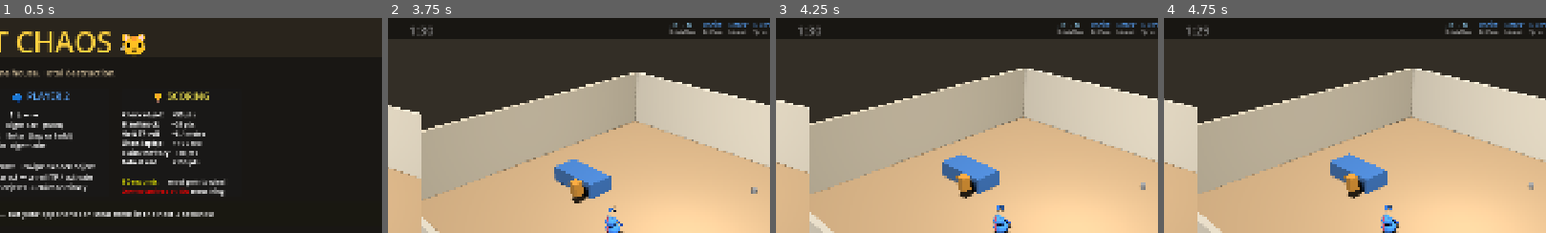
Above: before the commit, frames 1-4 (left to right).
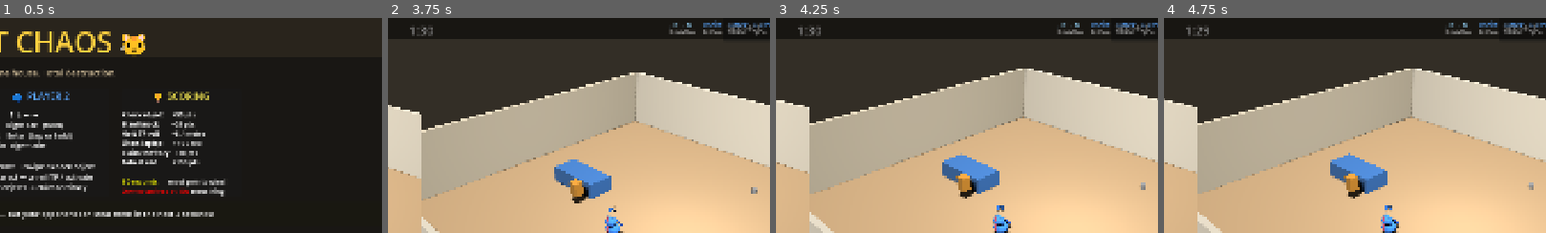
Above: after the commit, the same moments.

Repository: joshuajsam1/cat-chaos
Game: Godot game, scene res://scenes/ui/menu.tscn
The game is run twice, just before and just after one commit, with the same random seed, the same clock (stepped at 60 frames per second) and the same inputs.
Inputs:
- Up to frame 1 (0.5 s): no input
- Up to frame 2 (3.75 s): click "▶ PLAY (or press Enter)" at 0.5 s; tap Enter (ui_accept) at 1.25, 1.52, 2.27 s
- Up to frame 3 (4.25 s): tap Enter (ui_accept) at 3.77 s
- Up to frame 4 (4.75 s): tap Enter (ui_accept) at 4.52 s
The pictures show only the part of the screen within x 46-96%, y 0-50%; the shares and areas given below are measured in that part.

Frame 1 is identical in both runs. In frame 2, 0.1% of the frame differs, in the area x 89-98%, y 3-7%; in frame 3, 0.1%; in frame 4, 0.1%.

Commit message:
Fix screen swap and interact freeze bug
- Swap primary SubViewport: game scene now lives in p2_viewport (right)
  and p1_viewport (left) shares its World3D, ensuring P1 camera is
  unambiguously on the left side of the split screen
- HUD: position ScorePanel, FlashOverlay, and WarningBar on the correct
  screen half per player_index (P1=left, P2=right) so scores and flashes
  no longer overlap
- Fix interact hold-release: _interact_held was never reset when releasing
  after a hold, and on_hold_end was never called — now properly ends hold
  interactions (e.g. stops toilet paper unrolling) on button release
- Add on_hold_end to ToiletPaperRoll (stops _unrolling) and KnockableObject
- End screen buttons set to FOCUS_NONE so Enter key can't trigger
  restart/menu while gameplay is active

Co-Authored-By: Claude Sonnet 4.6 <noreply@anthropic.com>

Diff:
--- a/scripts/objects/knockable_object.gd
+++ b/scripts/objects/knockable_object.gd
@@ -53,6 +53,9 @@
 func on_hold_tick(_cat: Node, _delta: float) -> void:
 	pass
 
+func on_hold_end(_cat: Node) -> void:
+	pass
+
 # ------------------------------------------------------------------
 
 func _knock(cat: Node) -> void:
--- a/scripts/objects/toilet_paper_roll.gd
+++ b/scripts/objects/toilet_paper_roll.gd
@@ -66,6 +66,9 @@
 	if _unrolling:
 		_owner_idx = cat.get_player_index()
 
+func on_hold_end(_cat: Node) -> void:
+	_unrolling = false
+
 # Called when cat releases interact
 func stop_unrolling() -> void:
 	_unrolling = false
--- a/scripts/player/cat_controller.gd
+++ b/scripts/player/cat_controller.gd
@@ -179,10 +179,18 @@
 			if t and t.has_method("on_hold_tick"):
 				t.on_hold_tick(self, delta)
 
-	if Input.is_action_just_released(_prefix + "interact") and not _interact_held:
-		var t := _nearest_interactable()
-		if t and t.has_method("on_interact"):
-			t.on_interact(self)
+	if Input.is_action_just_released(_prefix + "interact"):
+		if _interact_held:
+			# End a hold interaction (e.g. stop unrolling TP)
+			var t := _nearest_interactable()
+			if t and t.has_method("on_hold_end"):
+				t.on_hold_end(self)
+			_interact_held = false
+		else:
+			# Short tap — fire interact
+			var t := _nearest_interactable()
+			if t and t.has_method("on_interact"):
+				t.on_interact(self)
 
 func _nearest_interactable() -> Node:
 	if not shape_cast:
--- a/scripts/ui/end_screen_manager.gd
+++ b/scripts/ui/end_screen_manager.gd
@@ -15,8 +15,11 @@
 	GameManager.game_ended.connect(_on_game_ended)
 	if restart_btn:
 		restart_btn.pressed.connect(_on_restart)
+		# Prevent Enter key from triggering buttons while gameplay is active
+		restart_btn.focus_mode = Control.FOCUS_NONE
 	if menu_btn:
 		menu_btn.pressed.connect(_on_menu)
+		menu_btn.focus_mode = Control.FOCUS_NONE
 
 func _on_game_ended() -> void:
 	visible = true
--- a/scripts/ui/hud_controller.gd
+++ b/scripts/ui/hud_controller.gd
@@ -14,6 +14,8 @@
 var _flash_tween: Tween
 
 func _ready() -> void:
+	_setup_layout()
+
 	# Only P1 shows the timer in its HUD
 	if timer_label:
 		timer_label.visible = (player_index == 0)
@@ -29,6 +31,32 @@
 
 	if warning_bar:
 		warning_bar.visible = false
+
+func _setup_layout() -> void:
+	# Position all HUD elements on the correct screen half.
+	# P1 (player_index 0) → left half; P2 (player_index 1) → right half.
+	var score_panel := get_node_or_null("ScorePanel") as Control
+	if score_panel and player_index == 1:
+		score_panel.anchor_left  = 1.0
+		score_panel.anchor_right = 1.0
+		score_panel.offset_left  = -200.0
+		score_panel.offset_right = 0.0
+
+	if flash_overlay:
+		if player_index == 0:
+			flash_overlay.anchor_left  = 0.0
+			flash_overlay.anchor_right = 0.5
+		else:
+			flash_overlay.anchor_left  = 0.5
+			flash_overlay.anchor_right = 1.0
+
+	if warning_bar:
+		if player_index == 0:
+			warning_bar.anchor_left  = 0.0
+			warning_bar.anchor_right = 0.5
+		else:
+			warning_bar.anchor_left  = 0.5
+			warning_bar.anchor_right = 1.0
 
 func _on_score_changed(p_idx: int, new_score: int) -> void:
 	if p_idx != player_index:
--- a/scripts/ui/main.gd
+++ b/scripts/ui/main.gd
@@ -18,35 +18,36 @@
 var _cam_p2: Camera3D = null
 
 func _ready() -> void:
-	# ── 1. Game world lives inside P1's viewport ──────────────────
-	p1_viewport.own_world_3d = true
+	# ── 1. Game world lives inside P2's viewport (right side) ─────
+	# P1 camera is in p1_viewport (left), sharing P2's world.
+	# This ensures the "primary" world renders on the right and the
+	# shared viewport on the left, giving stable left = P1 rendering.
+	p2_viewport.own_world_3d = true
 	var game_res: PackedScene = load("res://scenes/game.tscn")
 	_game_scene = game_res.instantiate()
-	p1_viewport.add_child(_game_scene)
+	p2_viewport.add_child(_game_scene)
 
-	# ── 2. P1 camera inside P1 viewport ──────────────────────────
+	# ── 2. P2 camera inside P2 viewport (right side) ─────────────
+	_cam_p2 = Camera3D.new()
+	_cam_p2.fov = 55.0
+	_cam_p2.position = Vector3(-2.0, 0.0, 2.0) + Vector3(9, 9, 9)
+	_cam_p2.look_at(Vector3(-2.0, 0.0, 2.0), Vector3.UP)
+	p2_viewport.add_child(_cam_p2)
+	_cam_p2.make_current()
+
+	# ── 3. Wait one frame so P2's World3D is fully initialized ────
+	await get_tree().process_frame
+
+	# ── 4. Share P2's World3D with P1 ────────────────────────────
+	p1_viewport.world_3d = p2_viewport.find_world_3d()
+
+	# ── 5. P1 camera inside P1 viewport (left side) ───────────────
 	_cam_p1 = Camera3D.new()
 	_cam_p1.fov = 55.0
-	# Start at isometric offset above P1 spawn (2,0,2)
 	_cam_p1.position = Vector3(2.0, 0.0, 2.0) + Vector3(9, 9, 9)
 	_cam_p1.look_at(Vector3(2.0, 0.0, 2.0), Vector3.UP)
 	p1_viewport.add_child(_cam_p1)
 	_cam_p1.make_current()
-
-	# ── 3. Wait one frame so P1's World3D is fully initialized ────
-	await get_tree().process_frame
-
-	# ── 4. Share P1's World3D with P2 ────────────────────────────
-	p2_viewport.world_3d = p1_viewport.find_world_3d()
-
-	# ── 5. P2 camera inside P2 viewport (sees same world) ─────────
-	_cam_p2 = Camera3D.new()
-	_cam_p2.fov = 55.0
-	# Start at isometric offset above P2 spawn (-2,0,2)
-	_cam_p2.position = Vector3(-2.0, 0.0, 2.0) + Vector3(9, 9, 9)
-	_cam_p2.look_at(Vector3(-2.0, 0.0, 2.0), Vector3.UP)
-	p2_viewport.add_child(_cam_p2)
-	_cam_p2.make_current()
 
 	# ── 6. Register cameras and find cats immediately ─────────────
 	split_screen_mgr.set_cameras(_cam_p1, _cam_p2)
